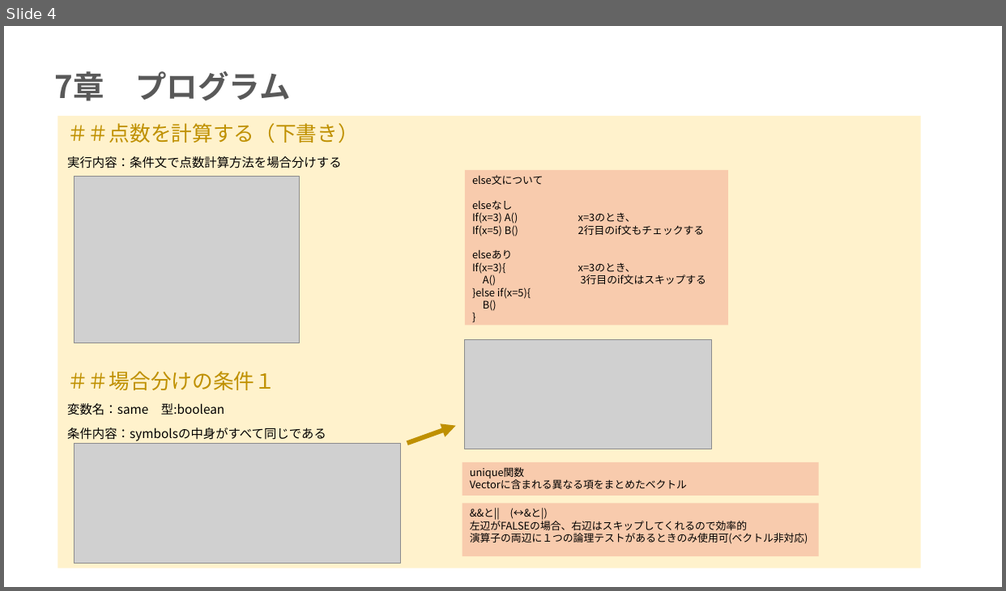
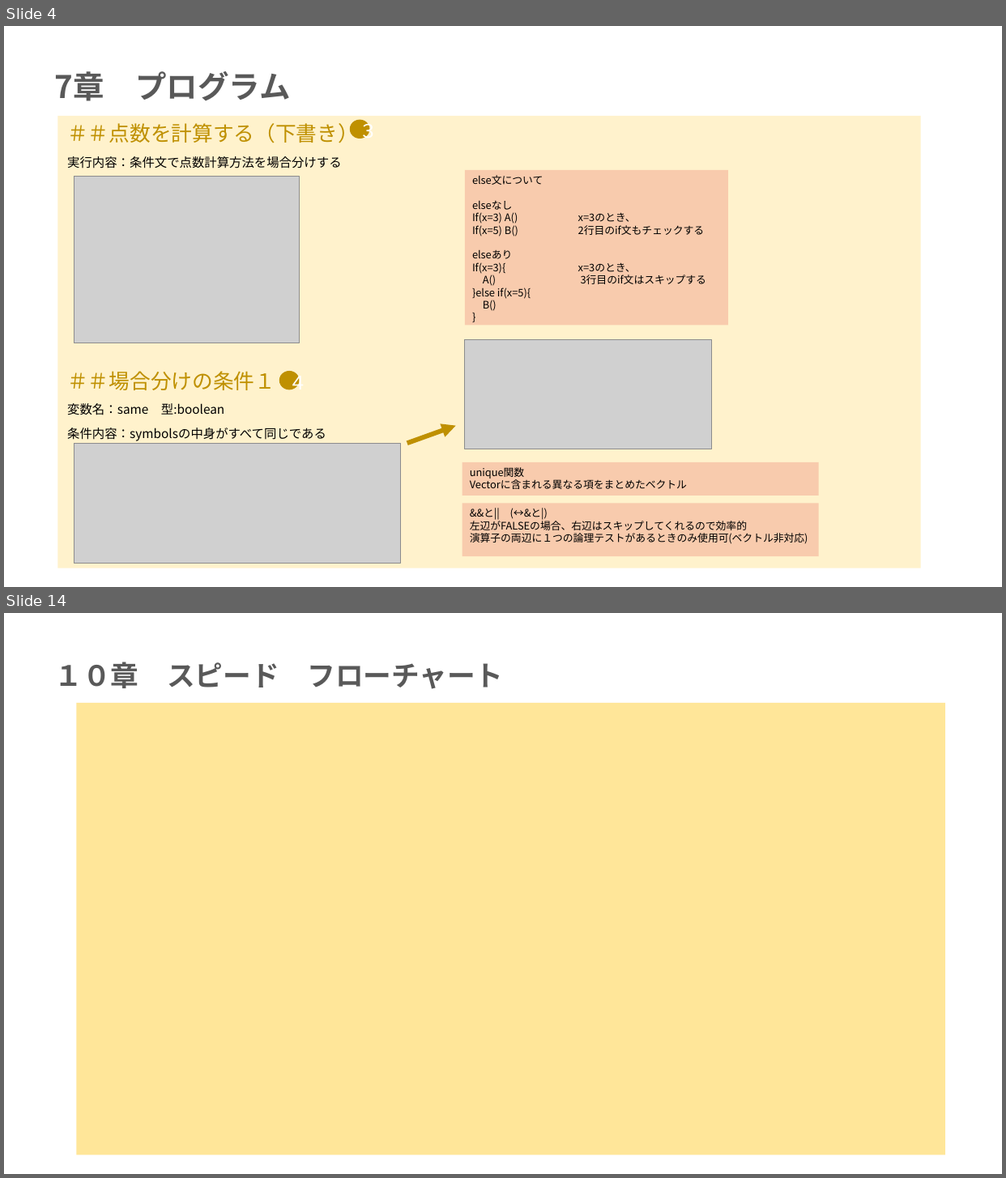
Before and after one commit to mei-517/r-practice-part3, a slide deck: 永井芽衣_Rpart3.pptx. Shown one above the other, each under a label of ours: slide 4 before the commit, slides 4 and 14 after it; the slides between them are not shown. The pictures are 1006x591 and 1006x1178 pixels, drawn with LibreOffice and Linux fonts; fonts in the diff are those of the drawing; grey boxes stand for pictures. Boxes give left, top, right and bottom in pixels: in the first picture for what was removed or moved away, otherwise in the second. Text is boxed around its words. In the diff, an @@ line names an element or a change of style, - is before the commit and + after.

```diff
--- a/永井芽衣_Rpart3.pptx
+++ b/永井芽衣_Rpart3.pptx
@@ slide 14 added at [4,613,1002,1174], background #FFFFFF @@
@@ title added at [55,662,503,689], 27 pt, text #595959, bold @@
+１０章 スピード フローチャート
@@ rectangle added at [77,703,946,1156], fill #FFE699 @@
@@ slide 4 changed as well @@
@@ ellipse added at [350,120,370,139], fill #BF9000, 18 pt, text #FFFFFF @@
+３
@@ ellipse added at [279,371,300,390], fill #BF9000, 18 pt, text #FFFFFF @@
+４
```
Also in this commit, not shown: 3 other slides changed, 13 other slides added, 1 other file.
